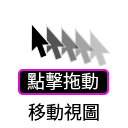
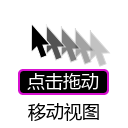
Before/after of a 128 × 128 layered artwork. What changed in the layer stack:
renamed "移動視圖" to "移动视图", painted on it over <box>28,103,99,121</box>
hid "Drop Shadow" over <box>28,103,99,121</box>
renamed "點擊拖動" to "点击拖动", painted on it over <box>27,72,99,90</box>
